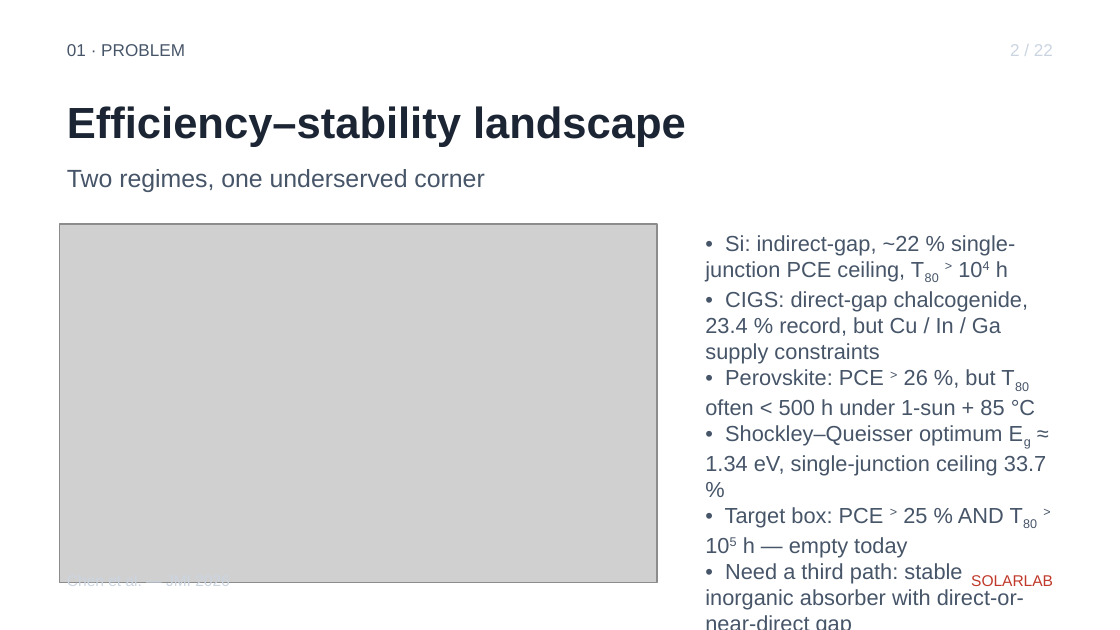
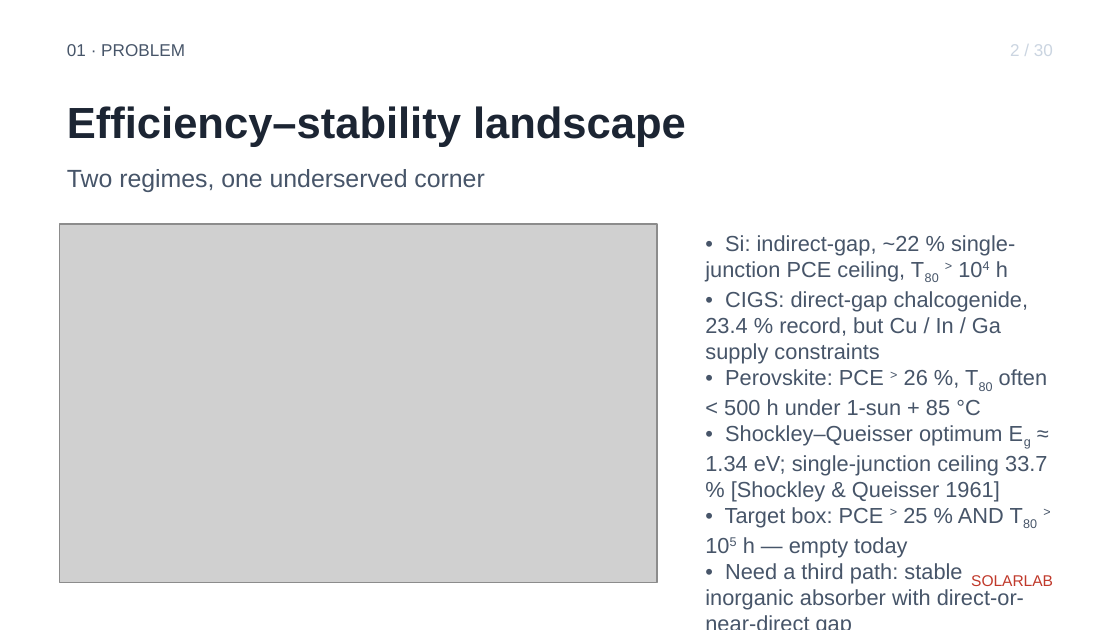
Before and after one commit to ShaneLogic/SolarLab, a slide deck: slide 3 of presentations/jmi-2026/output/jmi-2026.pptx. Drawn at 1120x630 pixels with LibreOffice and Linux fonts; fonts in the diff are those of the drawing; grey boxes stand for pictures. Boxes give left, top, right and bottom in pixels: in the first picture for what was removed or moved away, otherwise in the second. Text is boxed around its words. In the diff, an @@ line names an element or a change of style, - is before the commit and + after.

```diff
--- a/presentations/jmi-2026/output/jmi-2026.pptx
+++ b/presentations/jmi-2026/output/jmi-2026.pptx
@@ text at [1010, 44, 1053, 56]: text changed @@
-2 / 22
+2 / 30
@@ text at [705, 369, 1047, 502]: text changed @@
-• Perovskite: PCE > 26 %, but T80 often < 500 h under 1-sun + 85 °C
-• Shockley–Queisser optimum Eg ≈ 1.34 eV, single-junction ceiling 33.7 %
+• Perovskite: PCE > 26 %, T80 often < 500 h under 1-sun + 85 °C
+• Shockley–Queisser optimum Eg ≈ 1.34 eV; single-junction ceiling 33.7 % [Shockley & Queisser 1961]
@@ text removed at [67, 582, 230, 590] @@
-Chen et al. — JMI 2026
```
Also in this commit, not shown: 19 other slides changed, 9 slides added, 1 slide removed, 2 other files.
